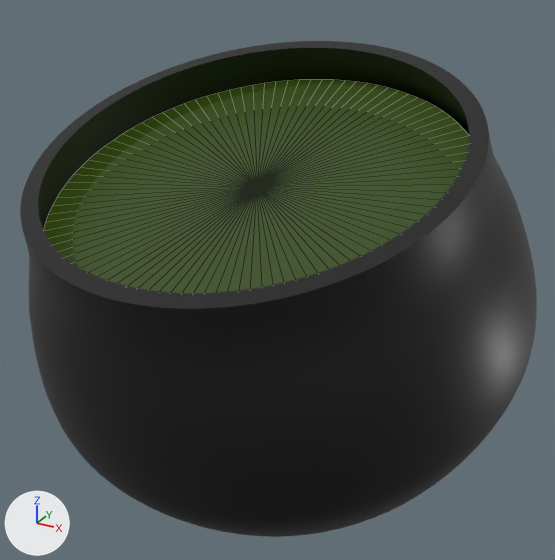
The glTF model works/023_utsuwa/model.glb: old version first, new version second.
Camera for both pictures: a 50 mm lens placed at (1.215, -2.261, 2.818), pointed at (-0.005, -0.043, 1.709). Arrows for +X, +Y and +Z are at lower left; the lights stay in place. The picture after the commit comes second. Both versions are drawn at frame 53 of the action 'utsuwa_poolAction'; the numbers are the values there. Mesh edges are drawn as thin lines on the coarser meshes.

Objects in the first picture: 'utsuwa_body', 'utsuwa_pool'.
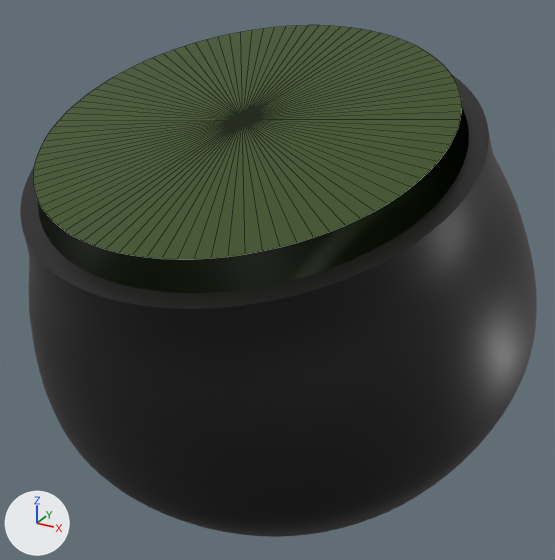
Pixel boxes [x1, y1, x2, y2] of what changed, in the pictures (555 x 560 px):
'utsuwa_pool', moved, rescaled: before [44, 80, 469, 293]; after [33, 26, 462, 259]

The change, as a list of edits to the scene's bpy script:
```text
Change ob_utsuwa_pool:
    ob_utsuwa_pool.location: (0.0, 0.0, 0.546) -> (0.0, 0.0, 0.794)
    ob_utsuwa_pool.scale: (0.711, 0.711, 1.0) -> (0.645, 0.645, 1.0)
```
